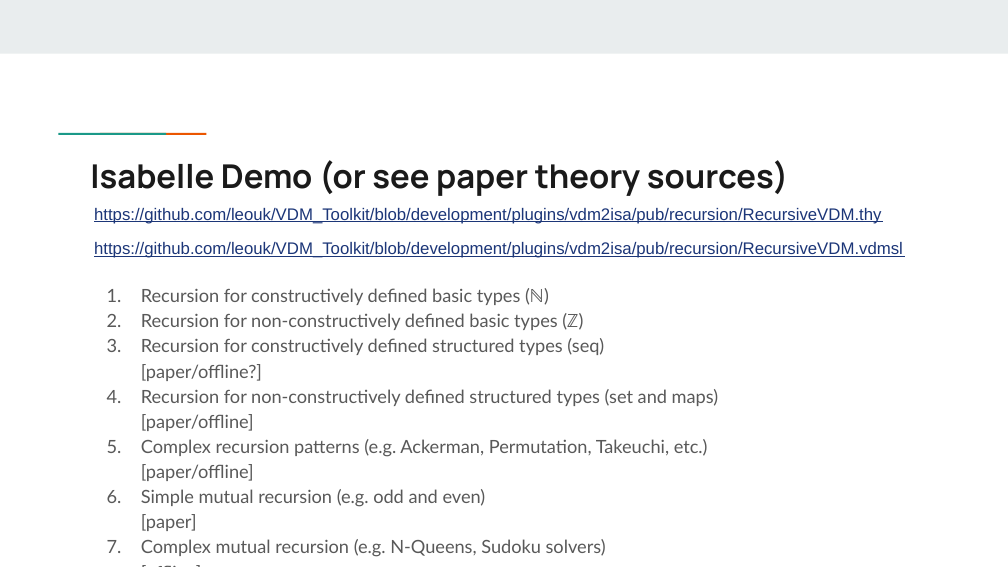
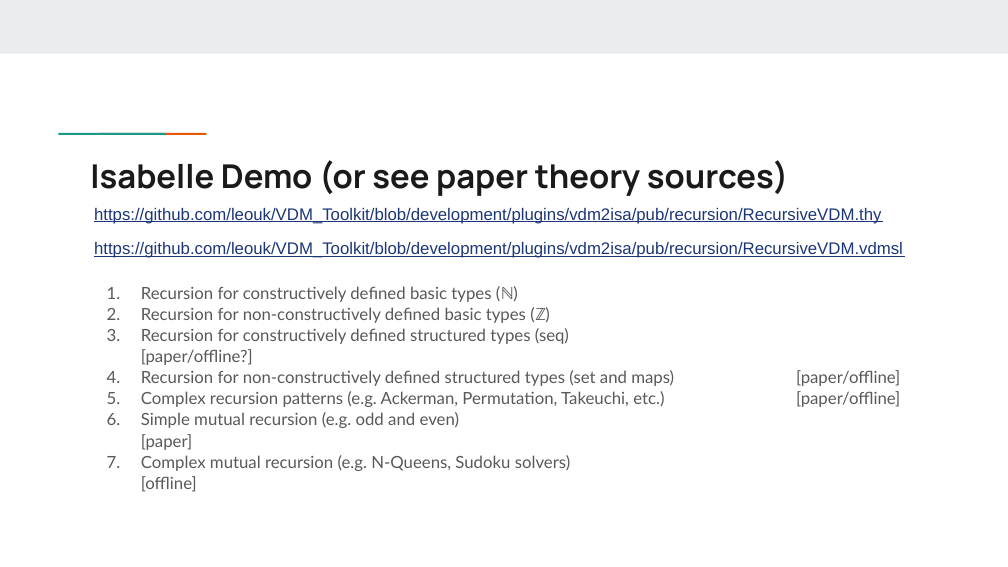
Before and after one commit to leouk/VDM_Toolkit, a slide deck: slide 11 of plugins/vdm2isa/pub/recursion/talk/VDM recursion in Isabelle_HOL (Overture 2023).pptx. Drawn at 1008x567 pixels with LibreOffice and Linux fonts; fonts in the diff are those of the drawing. Boxes give left, top, right and bottom in pixels: in the first picture for what was removed or moved away, otherwise in the second. Text is boxed around its words. In the diff, an @@ line names an element or a change of style, - is before the commit and + after.

```diff
--- a/plugins/vdm2isa/pub/recursion/talk/VDM recursion in Isabelle_HOL (Overture 2023).pptx
+++ b/plugins/vdm2isa/pub/recursion/talk/VDM recursion in Isabelle_HOL (Overture 2023).pptx
@@ text "Recursion for constructively defined basic ..." at box(141, 286, 674, 492): size 13 to 12 pt; line spacing 1.15 to 1.05 @@
```
Also in this commit, not shown: 7 other slides changed, 2 other files.
